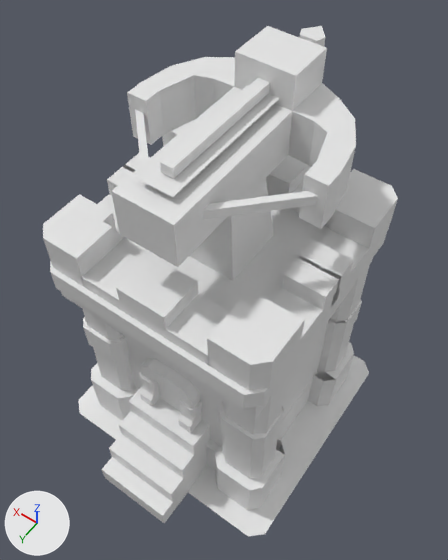
What one commit did to the FBX model Assets/Models/New_Models/Towers/Archer_Towers/Archer_Tower_lvl_4.fbx.
The view is the same before and after, from a 50 mm camera at (-1.81, 2.54, 5.8) aimed at (-0.01, 0.01, 1.83). Lighting does not change. The marker at lower left points along +X, +Y and +Z. Where no turn or scale is listed for an object, it has been applied to the vertices. Vertices at the same position are counted once.

Script lines for the objects in view, before the commit:
```python
me_cube_145 = bpy.data.meshes.new('Cube.145')
me_cube_145.from_pydata(...)  # 687 vertices, 462 faces; spans x -1.16..1.13, y -1.18..1.43, z -0.06..3.56
me_cube_145.materials.append(mat_towers)  # white #e7e7e7
ob_archer_tower_lvl_4 = bpy.data.objects.new('Archer_Tower_lvl_4', me_cube_145)
ob_archer_tower_lvl_4.location = (0.0, 0.0, 0.0)
```
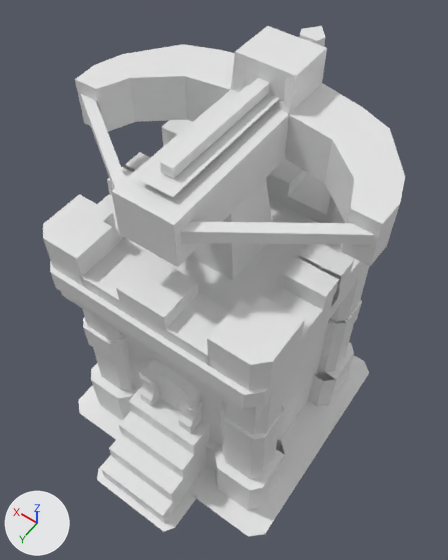
Changed parts and their boxes [x1, y1, x2, y2] in the pictures (448 x 560 px; the box of a moved part takes in the faces that stretch with it):
'Archer_Tower_lvl_4', reshaped: before [43, 26, 398, 536]; after [43, 26, 405, 536]
part 1 of me_cube_145, rebuilt: before [135, 110, 149, 165]; after [81, 94, 126, 189]
part 2 of me_cube_145, rebuilt: before [202, 191, 318, 220]; after [180, 222, 374, 245]
part 3 of me_cube_145, moved or reshaped: before [112, 48, 356, 267]; after [75, 44, 405, 267]
part 4 of me_cube_145, added: after [97, 455, 197, 531]

The change in detail:
me_cube_145 is used by ob_archer_tower_lvl_4; location (0.0, 0.0, 0.0).
Verts and faces of me_cube_145; kept vertices keep their numbers, new ones are numbered from 687.
me_cube_145 had 687 vertices, 462 faces and spanned x -1.16..1.13, y -1.18..1.43, z -0.06..3.56.
me_cube_145 now has 692 vertices, 464 faces and spans x -1.17..1.17, y -1.18..1.5, z -0.06..3.56.
me_cube_145 part 1: the loose piece of 8 vertices spanning x 0.1..0.73, y 0.01..0.59, z 3.12..3.19 is rebuilt with 8 vertices and now spans x 0.14..1.14, y 0.1..0.76, z 3.1..3.2.
me_cube_145 part 2: the loose piece of 8 vertices spanning x -0.73..-0.1, y 0.01..0.59, z 3.12..3.19 is rebuilt with 8 vertices and now spans x -1.14..-0.14, y 0.1..0.76, z 3.1..3.2.
Part 3, on me_cube_145:
8 vertices are removed from x -0.53..0.53, y -0.44..-0.38, z 2.93..3.3.
22 faces are deleted.
4 vertices in x -0.23..0.23, y -0.44, z 2.93..3.29 move by (0.0, 0.04, 0.0).
28 vertices move from x -0.77..0.77, y -0.75..0.03, z 2.93..3.3 to x -1.17..1.17, y -0.75..0.13, z 2.93..3.3.
4 vertices are added at (-0.58, -0.35, 2.93), (-0.58, -0.35, 3.29), (0.58, -0.35, 2.93), (0.58, -0.35, 3.29).
20 new faces join them.
Part 4, on me_cube_145:
New vertex 691 is at (0.46, 1.07, 0.0).
New vertex 692 is at (-0.46, 1.07, 0.0), pixel (197, 496).
New vertex 693 is at (0.0, 1.08, 0.0).
New vertices 694, 695, 696 stand at vertices 691, 692, 693, in that order, plus (0.0, 0.34, 0.0).
New vertex 697 is at (0.41, 1.5, 0.0), pixel (96, 479).
New vertex 698 is at (-0.41, 1.5, 0.0), pixel (163, 531).
New vertex 699 is at (0.0, 1.5, 0.0), pixel (129, 505).
New faces: (694, 697, 699, 696), (691, 694, 696, 693), (695, 696, 699, 698), (692, 693, 696, 695).
